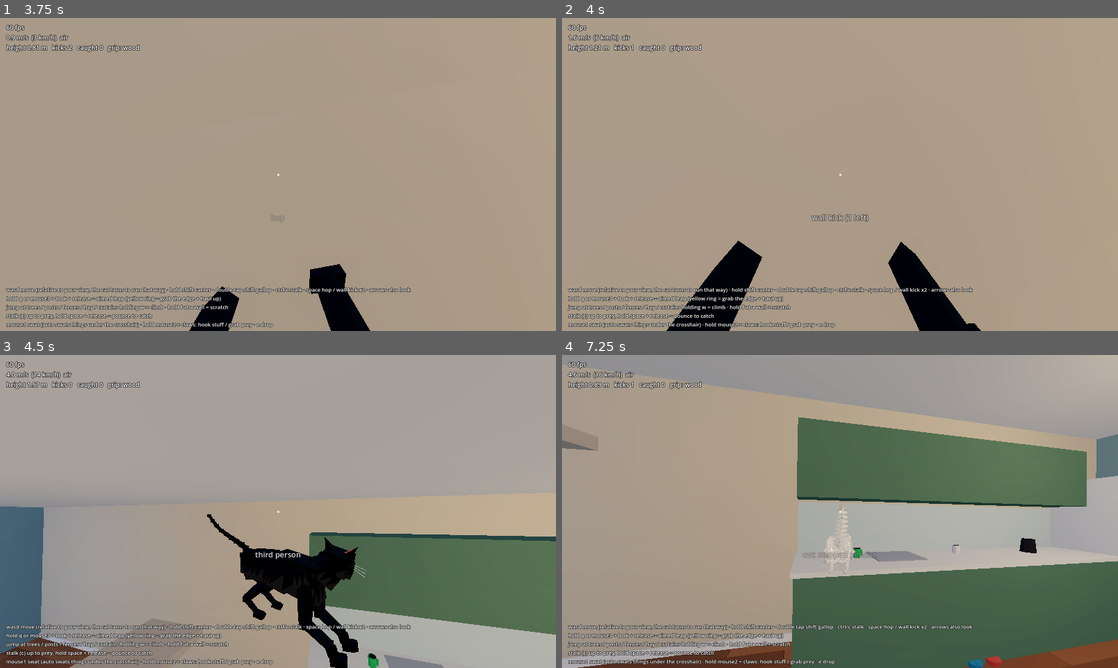
Above: before the commit, frames 1-4 (two rows, left to right).
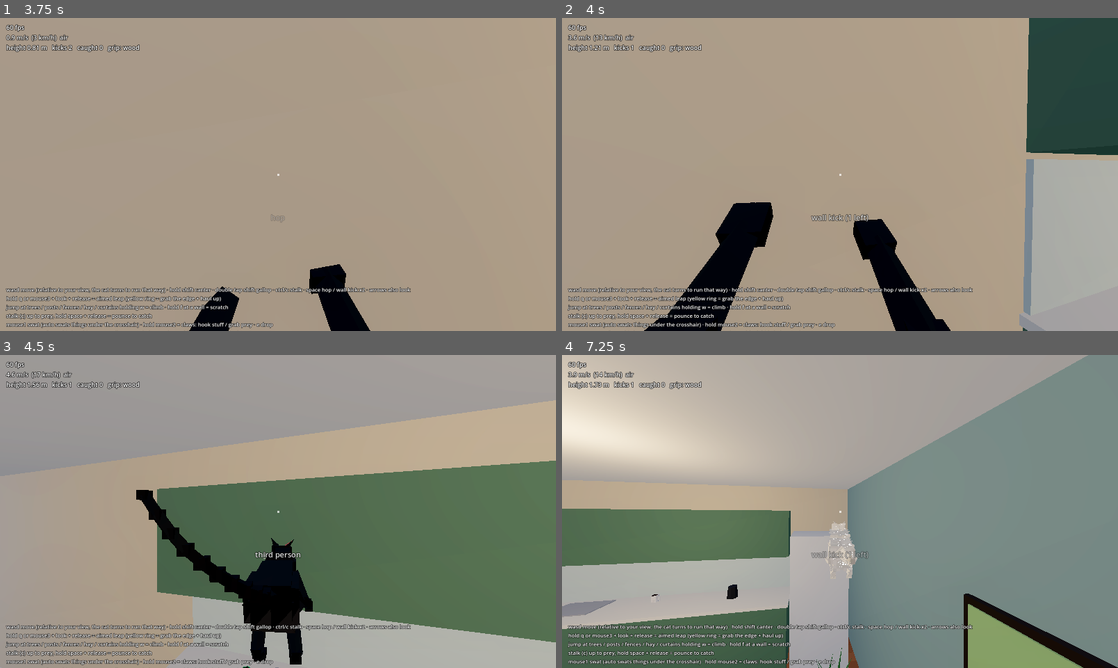
Above: after the commit, the same moments.

Repository: ArthurJClack/catgame
Game: Godot game, scene res://main.tscn
Same seed, same stepped clock (60 frames per second), same inputs: the game is played once before the commit and once after it.
Inputs (mouse positions are in pixels of both pictures, inside the frame that each line leads up to):
- Up to frame 1 (3.75 s): tap Enter at 0.5 s; move the mouse to (305, 174) at 0.52 s; hold Shift 0.53-1.28 s; hold W from 0.53 s (still down); click (305, 174) at 0.67 s; tap Space at 0.77, 1.07, 1.52, 1.82, 3.02, 3.32 s; move the mouse to (250, 174) at 1.27 s; tap Ctrl at 1.35 s; move the mouse to (289, 168) at 2.02 s; hold C 2.03-2.78 s; move the mouse to (272, 180) at 2.77 s; tap Q at 2.85 s; click (272, 180) at 2.92 s; move the mouse to (316, 177) at 3.52 s; hold F from 3.53 s (still down)
- Up to frame 2 (4 s): keep holding W; keep holding F; tap Space at 3.77 s
- Up to frame 3 (4.5 s): keep holding W; tap Space at 4.07 s; move the mouse to (233, 508) at 4.27 s; release F at 4.28 s; tap V at 4.35 s
- Up to frame 4 (7.25 s): tap Space at 4.52, 4.82, 6.02, 6.32, 6.77, 7.07 s; move the mouse to (845, 511) at 5.02 s; hold E 5.03-5.78 s; click (845, 511) at 5.17 s; move the mouse to (817, 505) at 5.77 s; release W at 5.78 s; hold D 5.78-6.53 s; tap 1 at 5.85 s; move the mouse to (867, 511) at 6.52 s; hold W from 6.53 s (still down); tap 8 at 6.6 s

Frame 1 is identical in both runs. In frame 2, 21% of the frame differs, in the area x 1-100%, y 0-100%; in frame 3, 32%; in frame 4, 82%, in the area x 0-100%, y 0-100%.

Commit message:
wall kick: rear up on the hind legs and kick off where you look
- kick direction = camera / steering heading, bent at least ~17 deg off the wall
- the cat turns its back to the wall on the way in, rears up (spine ~72 deg), hind paws
  pressed flat on the wall; they stay put as the legs straighten during the launch
- tail tucks down the spine line during the kick instead of whipping through the wall
- kicktest: measures on the drawn frame, reports spine angle + launch direction

Co-Authored-By: Claude Opus 5.5 <noreply@anthropic.com>
Claude-Session: https://claude.ai/code/session_01UDbNaGtM5d7SMWvKWCFmQ5

Diff:
--- a/scripts/cat_player.gd
+++ b/scripts/cat_player.gd
@@ -153,6 +153,11 @@
 var _kick_hv := Vector3.ZERO
 var _kick_same := false
 var _kick_turn_t := 0.0
+var kick_dir := Vector3.ZERO      # where the push goes: the camera / steering direction, kept off the wall
+var _kick_aim := Vector3.FORWARD  # camera relative steering (or the look direction) this tick
+var _kick_wall_pt := Vector3.ZERO
+var _kick_paws_set := 0
+const KICK_LEAN := 0.32           # body tipped back toward the wall so the hind paws reach it (rad)
 # clip guard: the capsule is only as wide as the cat, so its head and rump stick out
 # front and back. the visible body slides back along its spine when either end would go into something
 var _clip_off := 0.0
@@ -372,6 +377,9 @@
 		else:
 			pitch = clampf(pitch + kl.y * 1.6 * dt, -1.45, 1.45)
 	var mv: Vector2 = inp.get("move", Vector2.ZERO)
+	# the way a wall kick goes: where you steer relative to the camera, or where you look
+	var aim_yaw: float = yaw if inp.has("yaw") else orb_yaw
+	_kick_aim = Basis(Vector3.UP, aim_yaw) * (Vector3(mv.x, 0, -mv.y).normalized() if mv.length() > 0.05 else Vector3.FORWARD)
 	if inp.has("yaw"):
 		orb_yaw = yaw    # scripted bot: camera and body share one heading, old body-relative controls
 	else:
@@ -738,10 +746,10 @@
 	elif scratching:
 		face_n = scratch_n
 	# wall kick: snaps flat onto the wall for the plant, then peels off it during the push
-	w_kick = LowPoly.damp(w_kick, 1.0 if kick_plant_t > 0.0 else 0.0, 60.0 if kick_plant_t > 0.0 else 11.0, dt)
-	if w_kick > 0.002 and not (climbing or clambering or scratching):
-		face_n = kick_n
-	w_face = maxf(maxf(w_climb, w_kick), maxf(w_clamber, w_scratch))
+	# wall kick: turns its back to the wall and rears up on the hind legs during the plant,
+	# then stays reared while the hind legs push it off
+	w_kick = LowPoly.damp(w_kick, 1.0 if kick_plant_t > 0.0 else 0.0, 90.0 if kick_plant_t > 0.0 else 7.0, dt)
+	w_face = maxf(w_climb, maxf(w_clamber, w_scratch))
 
 	# eye: stands up when scratching, peeks over the edge when hanging
 	var eye := Vector3(0, lerpf(EYE_STAND, EYE_CROUCH, crouch_amt) + land_dip + bob - charge * 0.03, 0)
@@ -778,11 +786,13 @@
 	# slipping now just shows the claws and the paws stay on the ground.
 	rig.scramble = LowPoly.damp(rig.scramble, 1.0 if scramble_t > 0.0 else (0.6 if wall_sliding else 0.0), 14.0, dt)
 	rig.slip_claws = minf(slip * 1.3, 1.0) if is_on_floor() else 0.0
-	rig.climb = maxf(w_climb, w_kick)
+	rig.climb = w_climb
+	rig.kick_paw_w = clampf(w_kick * 1.6 - 0.25, 0.0, 1.0)
+	rig.kick_w = w_kick
 	rig.clamber = w_clamber
 	rig.clamber_pull = clampf(clamber_t / 0.55, 0.0, 1.0) if (clambering and clamber_phase == 2) else (1.0 if not clambering else 0.0)
 	rig.ledge_world = ledge_point
-	rig.rear = w_scratch
+	rig.rear = maxf(w_scratch, w_kick * 0.85)
 	rig.scratch = w_scratch
 	rig.scratch_dist = SCRATCH_DIST
 	_orient_rig()
@@ -795,7 +805,7 @@
 	paws.crouch = crouch_amt
 	paws.charge = charge
 	paws.scramble = rig.scramble
-	paws.climb = maxf(w_climb, w_kick * 0.5)
+	paws.climb = w_climb
 	paws.hang = w_clamber
 	paws.hang_pull = rig.clamber_pull if clambering else 0.0
 	paws.scratch = w_scratch
@@ -839,6 +849,9 @@
 ## and when climbing it rotates 90 degrees so its feet are on the wall
 func _orient_rig() -> void:
 	_clip_guard()
+	if w_kick > 0.002 and w_face < 0.002:
+		_orient_kick()
+		return
 	if w_face < 0.002:
 		rig.transform = Transform3D(Basis(), Vector3(0, 0, _clip_off))
 		return
@@ -848,11 +861,37 @@
 	var climb_b := Basis(n.cross(Vector3.DOWN).normalized(), n, Vector3.DOWN)
 	var q := global_transform.basis.get_rotation_quaternion()
 	q = q.slerp(face.get_rotation_quaternion(), clampf(w_face, 0.0, 1.0))
-	var wc := maxf(w_climb, w_kick)
+	var wc := w_climb
 	q = q.slerp(climb_b.get_rotation_quaternion(), clampf(wc, 0.0, 1.0))
 	var pos := global_position.lerp(global_position + up * 0.05 - n * (RADIUS + 0.012), wc)
 	pos += global_transform.basis.z * _clip_off * (1.0 - clampf(w_face, 0.0, 1.0))
 	rig.global_transform = Transform3D(Basis(q), pos)
+
+
+## wall kick pose: back to the wall, facing the kick direction, reared up on the hind legs
+## (spine ~75 deg) with the whole body tipped back so the hind paws sit flat on the wall
+func _orient_kick() -> void:
+	var w := clampf(w_kick, 0.0, 1.0)
+	var d := kick_dir if kick_dir != Vector3.ZERO else kick_n
+	var fwd_b := Basis(Vector3.UP, atan2(-d.x, -d.z))
+	var kb := fwd_b * Basis(Vector3.RIGHT, KICK_LEAN)
+	var q := global_transform.basis.get_rotation_quaternion().slerp(kb.get_rotation_quaternion(), w)
+	var b := Basis(q)
+	var pos := global_position + global_transform.basis.z * _clip_off * (1.0 - w)
+	# keep the hips just off the wall: the hind paws reach back to it, the rump never goes in
+	var hip: Vector3 = b * Vector3(0, 0.1, 0.17)
+	var depth := -(pos + hip - _kick_wall_pt).dot(kick_n)
+	if depth > -0.03:
+		pos += kick_n * (depth + 0.03) * w
+	rig.global_transform = Transform3D(b, pos)
+	# hind paws pressed on the wall under the hips
+	for k in 2:
+		var side := -1.0 if k == 0 else 1.0
+		var p: Vector3 = pos + b * Vector3(side * 0.05, 0.0, 0.13)
+		p -= kick_n * (p - _kick_wall_pt).dot(kick_n) - kick_n * 0.045   # paw centre, so the toes rest on the face
+		if _kick_paws_set < 2:
+			rig.kick_paws[k] = p
+	_kick_paws_set = mini(_kick_paws_set + 1, 2) if kick_plant_t > 0.0 and w > 0.8 else _kick_paws_set
 
 
 ## the capsule (r 8.5 cm) keeps the middle of the cat out of walls, but the head and the rump
@@ -1038,6 +1077,12 @@
 	kick_n = n
 	kick_plant_t = KICK_PLANT
 	_snug_to_wall(n)
+	_kick_wall_pt = global_position - n * RADIUS
+	_kick_paws_set = 0
+	kick_dir = _kick_heading(n)
+	# the turn to put its back to the wall happens on the way in: by the time the paws
+	# touch it's done (blending it would sweep the rump and tail through the wall)
+	w_kick = 1.0
 	velocity = hv * 0.25 - n * 0.4 + Vector3.UP * clampf(velocity.y * 0.3, -0.4, 0.6)
 	kicks_left -= 1
 	last_kick_normal = n
@@ -1063,6 +1108,7 @@
 ## paws planted on the wall: stick to it, legs loading up, then the push
 func _kick_plant_step(dt: float, wish_dir: Vector3) -> void:
 	kick_plant_t -= dt
+	kick_dir = _kick_heading(kick_n)   # still aimable during the plant
 	# along the wall the run up bleeds off into the legs, falling stops, a slight press keeps contact
 	var along := Vector3(velocity.x, 0, velocity.z)
 	along -= kick_n * along.dot(kick_n)
@@ -1073,15 +1119,32 @@
 		_kick_release(wish_dir)
 
 
-func _kick_release(wish_dir: Vector3) -> void:
+func _kick_release(_wish_dir: Vector3) -> void:
 	kick_plant_t = 0.0
-	var hv := _kick_hv * 0.75 + kick_n * KICK_OUT + wish_dir * 0.8
+	kick_dir = _kick_heading(kick_n)
+	# the hind legs drive the body out along the kick direction; a bit of the run up along
+	# the wall survives in the same direction
+	var carry := maxf(_kick_hv.dot(kick_dir), 0.0) * 0.4
+	var hv := kick_dir * (KICK_OUT + 0.6 + carry)
 	velocity.x = hv.x
 	velocity.z = hv.z
 	velocity.y = KICK_UP * (0.75 if _kick_same else 1.0)
-	_kick_turn_t = 0.3
+	# the body already faces the kick (it turned during the plant)
+	yaw = atan2(-kick_dir.x, -kick_dir.z)
+	rotation.y = yaw
+	_kick_turn_t = 0.15
 	jumped_this_air = true
 	cam.fov += 6.0
+
+
+## kick direction: camera / steering heading, bent away from the wall (at least ~17 deg off it)
+func _kick_heading(n: Vector3) -> Vector3:
+	var d := Vector3(_kick_aim.x, 0, _kick_aim.z)
+	var dn := d.dot(n)
+	if dn < 0.3:
+		var t := d - n * dn
+		d = t + n * 0.3 if t.length() > 0.2 else n
+	return d.normalized()
 
 
 # ------------------------------------------------------------------ ledges
--- a/scripts/cat_rig.gd
+++ b/scripts/cat_rig.gd
@@ -30,6 +30,9 @@
 var look_pitch := 0.0
 # behaviours + parkour (all 0..1 blends set by the owner)
 var rear := 0.0          # up on the hind legs (scratching, peeking)
+var kick_paws := [Vector3.ZERO, Vector3.ZERO] # wall kick: where the hind paws press on the wall (world)
+var kick_paw_w := 0.0    # 0..1 hind paws held there (legs extend as the body leaves the wall)
+var kick_w := 0.0        # 0..1 in the wall kick pose (tail tucked down the spine line, off the wall)
 var scratch := 0.0       # raking claws down a vertical surface in front
 var scratch_dist := 0.16 # distance from the rig root (-z) to the scratched surface
 var climb := 0.0         # claws in, going up a vertical surface. owner rotates the rig onto the wall
@@ -1218,6 +1221,10 @@
 				afw = pc + Basis(Vector3(0, 0, 1), troll) * (afw - pc)
 			foot = foot.lerp(afw, aw)
 			prot = lerpf(prot, arot, aw)
+		if not front and kick_paw_w > 0.0:
+			# wall kick: hind paws flat on the wall behind, toes down, until the legs straighten off it
+			foot = foot.lerp(to_local(kick_paws[0 if side < 0.0 else 1]), kick_paw_w)
+			prot = lerpf(prot, -1.25, kick_paw_w)
 		if front and scramble > 0.0:
 			var claw := Vector3(side * 0.05, 0.2 + 0.05 * sin(_t * 15.0 + side * 1.6), -0.21)
 			foot = foot.lerp(claw, scramble)
@@ -1643,6 +1650,8 @@
 	var loafp := PackedFloat32Array([-0.5, 0.05, 0.03, 0.8, 0.27])
 	var climbp := PackedFloat32Array([0.1, 0.0, 0.08, 1.4, 0.0])
 	var rearp := PackedFloat32Array([-0.95, 0.05, 0.08, 1.2, 0.0])
+	# wall kick: reared up with the rump against the wall, the tail hangs down the spine line, off the wall
+	var kickp := PackedFloat32Array([-0.42, 0.03, 0.04, 1.2, 0.0])
 	var hangp := PackedFloat32Array([-1.05, 0.02, 0.22, 1.7, 0.0])
 	var strp := PackedFloat32Array([0.75, -0.02, 0.04, 1.0, 0.0])
 	var balp := PackedFloat32Array([0.28, -0.012, 0.03, 1.1, 0.0])
@@ -1659,12 +1668,16 @@
 		v = lerpf(v, loafp[k], loaf)
 		v = lerpf(v, strp[k], stretch)
 		v = lerpf(v, rearp[k], rear)
+		v = lerpf(v, kickp[k], kick_w)
 		v = lerpf(v, climbp[k], climb)
 		v = lerpf(v, hangp[k], clamber * (1.0 - clamber_pull))
 		v = lerpf(v, balp[k], _bal_s * (1.0 - maxf(sit, loaf)))
 		target[k] = v
 	for k in 5:
 		_tail_p[k] = LowPoly.damp(_tail_p[k], target[k], 5.0, dt)
+		# wall kick: the body turns its back to the wall in a couple of frames and the tail
+		# goes with it right away (a lagging tail would sweep through the wall)
+		_tail_p[k] = lerpf(_tail_p[k], target[k], kick_w)
 
 	# inertia: accelerating forward / up makes the tail trail back and droop,
 	# lateral accel + turning swing it out. the chain springs follow their parent
@@ -1676,6 +1689,15 @@
 	f_yaw += clampf(-_iner_v.x * 1.6, -0.35, 0.35) - clampf((_tum_c + _tum_p) * 0.5, -1.0, 1.0)
 	f_yaw += _bal_s * (clampf(-_cx * 22.0, -0.4, 0.4) + 0.22 * sin(_t * 5.3) * sin(_t * 1.7))
 	f_yaw = clampf(f_yaw, -1.2, 1.2)
+	# the kick's jolt doesn't throw the tail about (it would whip through the wall)
+	f_yaw *= 1.0 - kick_w
+	f_pitch *= 1.0 - kick_w
+	if kick_w > 0.0:
+		for i in TAIL_N:
+			_tp[i] *= 1.0 - kick_w
+			_ty[i] *= 1.0 - kick_w
+			_tpv[i] *= 1.0 - kick_w
+			_tyv[i] *= 1.0 - kick_w
 	_twitch_t -= dt * (1.0 + maxf(crouch, charge) * 3.0)
 	if _twitch_t < 0.0 and not remote_life:
 		_twitch_t = randf_range(1.2, 4.0)
--- a/scripts/preview.gd
+++ b/scripts/preview.gd
@@ -1480,9 +1480,9 @@
 		cam.fov = 40
 	var shots := [
 		# name, caption, start x, bot keys, seconds, kick when touching
-		["trot into a wall", "nose first at 3.2 m/s and keep pushing", 39.2, {"move": Vector2(0, 1)}, 1.6, false],
-		["wall kick", "run, hop at the wall, kick off it", 38.6, {"move": Vector2(0, 1), "sprint": false}, 1.5, true],
-		["wall kick (canter)", "", 39.6, {"move": Vector2(0, 1), "canter": true}, 1.5, true],
+		["trot into a wall", "nose first at 3.2 m/s and keep pushing", 39.2, {"move": Vector2(0, 1)}, 1.6, null],
+		["wall kick", "hop at the wall, rear up on it, hind legs kick off where you look", 38.6, {"move": Vector2(0, 1), "sprint": false}, 1.5, -PI / 2],
+		["wall kick, aimed off to the side", "look 45 deg off the wall: the kick goes that way", 39.6, {"move": Vector2(0, 1), "canter": true}, 1.5, -PI * 0.75],
 	]
 	Engine.time_scale = 1.0 if test else 0.3
 	var report := {}
@@ -1502,6 +1502,7 @@
 			bot[k] = sh[3][k]
 		t = 0.0
 		var deep := 0.0
+		var upright := 0.0
 		var hopped := false
 		var kicked := false
 		var events := []
@@ -1510,18 +1511,26 @@
 			var dt := get_physics_process_delta_time()
 			t += dt
 			bot.jump = false
-			if sh[5]:
+			if sh[5] != null:
 				var gap := p.global_position.x - wall_x
 				if not hopped and gap < 0.75 and p.is_on_floor():
 					bot.jump = true
 					hopped = true
 				elif hopped and not kicked and not p.is_on_floor() and p.wall_time < 0.05:
+					# look where the kick should go (the bot's yaw is its camera) and kick
 					bot.jump = true
+					bot.yaw = sh[5]
 					kicked = true
 					events.append("kick at t=%.2f vy=%.2f" % [t, p.velocity.y])
-				if kicked:
+				elif kicked:
+					if p.kick_plant_t <= 0.0 and events.size() == 1:
+						var hv := Vector2(p.velocity.x, p.velocity.z)
+						events.append("launch dir=(%.2f, %.2f) speed=%.2f vy=%.2f" % [hv.normalized().x, hv.normalized().y, hv.length(), p.velocity.y])
 					bot.move = Vector2.ZERO
 					bot.yaw = p.yaw
+			# measure what gets drawn: the rig poses itself (tail, legs) in _process, so wait for the draw
+			if test:
+				await RenderingServer.frame_pre_draw
 			# deepest point of the visible cat past the wall face (only parts that sit above
 			# the floor near the wall count)
 			for mi in p.rig.find_children("*", "MeshInstance3D", true, false):
@@ -1535,11 +1544,15 @@
 						if OS.get_environment("KICK_DBG") != "" and wall_x - wp.x > 0.03:
 							print("  deep %.0fmm t=%.2f %s plant=%.2f wk=%.2f clip=%.3f px=%.3f py=%.3f floor=%s wf=%.2f" % [(wall_x - wp.x) * 1000.0, t, str(p.rig.get_path_to(m3)), p.kick_plant_t, p.w_kick, p._clip_off, p.global_position.x, p.global_position.y, p.is_on_floor(), p.w_face])
 						deep = maxf(deep, wall_x - wp.x)
+			if p.kick_plant_t > 0.0:
+				# spine angle above horizontal during the plant (chest relative to the hips)
+				var sp: Vector3 = p.rig.chest.global_position - p.rig.pelvis.global_position
+				upright = maxf(upright, rad_to_deg(atan2(sp.y, Vector2(sp.x, sp.z).length())))
 			if not test:
 				var pp := p.global_position
 				cam.global_position = Vector3(wall_x + 0.9, 50.35, 1.7)
 				cam.look_at(Vector3(wall_x + 0.45, maxf(pp.y, 50.0) + 0.12, 0), Vector3.UP)
-		report[sh[0]] = {"deepest_mm": snappedf(deep * 1000.0, 0.1), "events": events, "end_x": snappedf(p.global_position.x, 0.01)}
+		report[sh[0]] = {"deepest_mm": snappedf(deep * 1000.0, 0.1), "spine_deg": snappedf(upright, 1.0), "events": events, "end_x": snappedf(p.global_position.x, 0.01)}
 		print("KICK ", sh[0], " ", JSON.stringify(report[sh[0]]))
 	Engine.time_scale = 1.0
 	get_tree().quit()
